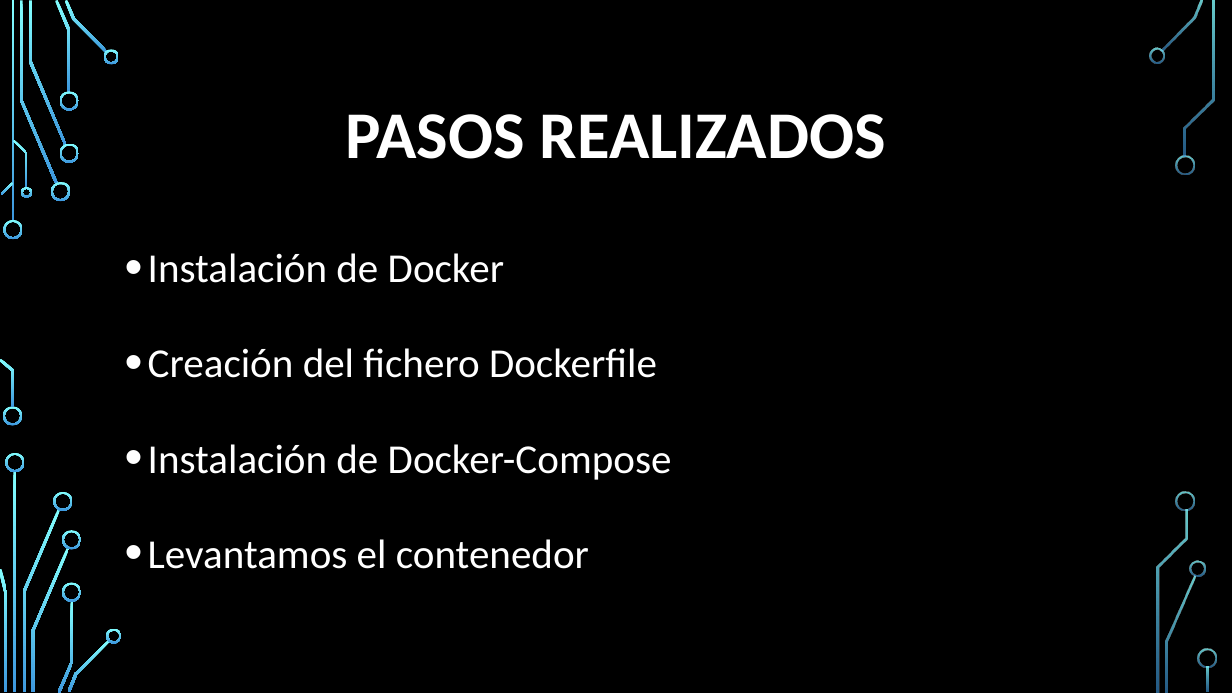
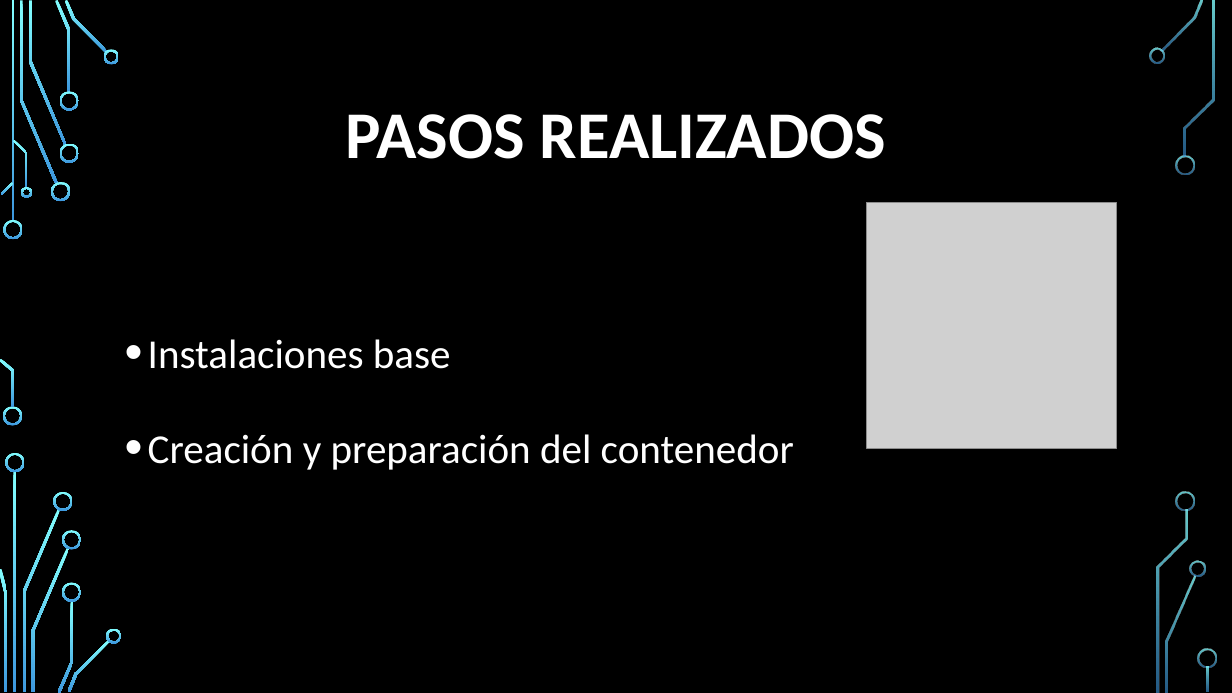
Before and after one commit to Fadria/SGE-Repte-00-Grup-B, a slide deck: slide 4 of Exposicions/Presentación 2 Docker y Python 3 Grupo B.pptx (slide 3 before the commit). Drawn at 1232x693 pixels with LibreOffice and Linux fonts; fonts in the diff are those of the drawing; grey boxes stand for pictures; background and template pictures are left out. Boxes give left, top, right and bottom in pixels: in the first picture for what was removed or moved away, otherwise in the second. Text is boxed around its words. In the diff, an @@ line names an element or a change of style, - is before the commit and + after.

```diff
--- a/Exposicions/Presentación 2 Docker y Python 3 Grupo B.pptx
+++ b/Exposicions/Presentación 2 Docker y Python 3 Grupo B.pptx
@@ picture added at [867, 202, 1116, 449] @@
@@ text at [148, 339, 794, 470]: text changed @@
-• Instalación de Docker
-• Creación del fichero Dockerfile
-• Instalación de Docker-Compose
-• Levantamos el contenedor
+• Instalaciones base
+• Creación y preparación del contenedor
```
Also in this commit, not shown: 13 other slides changed, 2 slides added, 5 other files.
